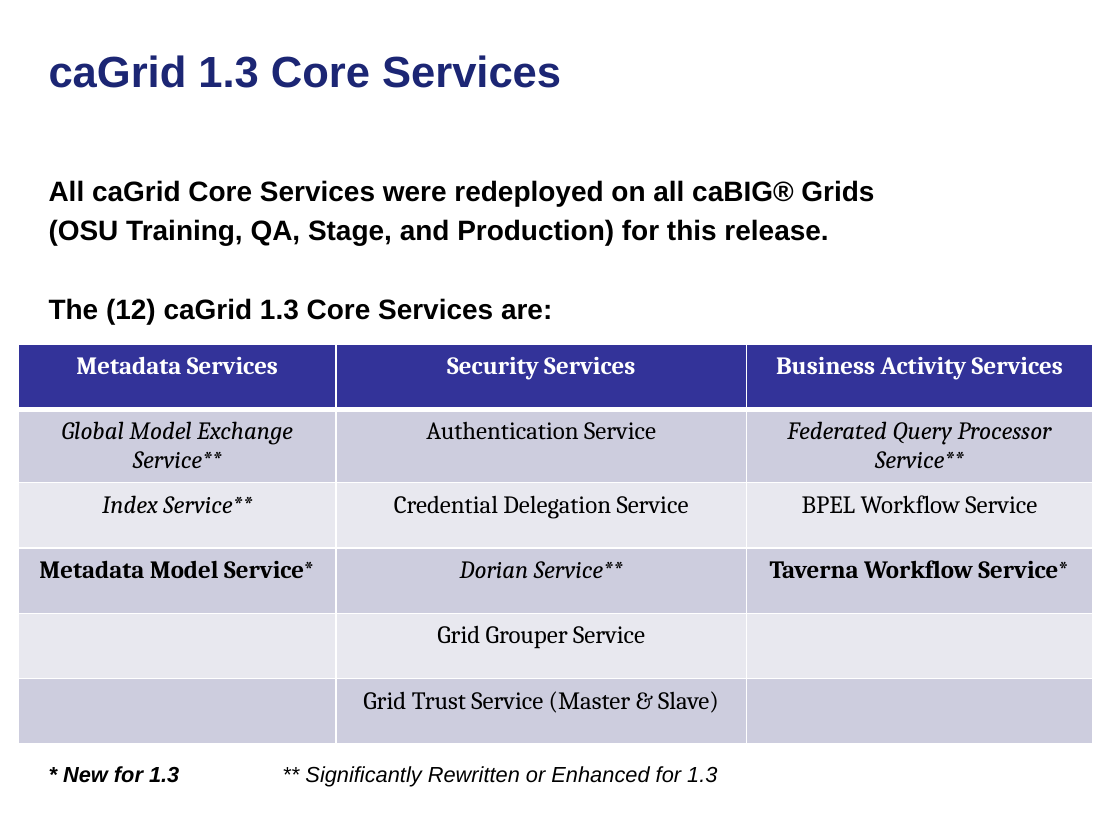
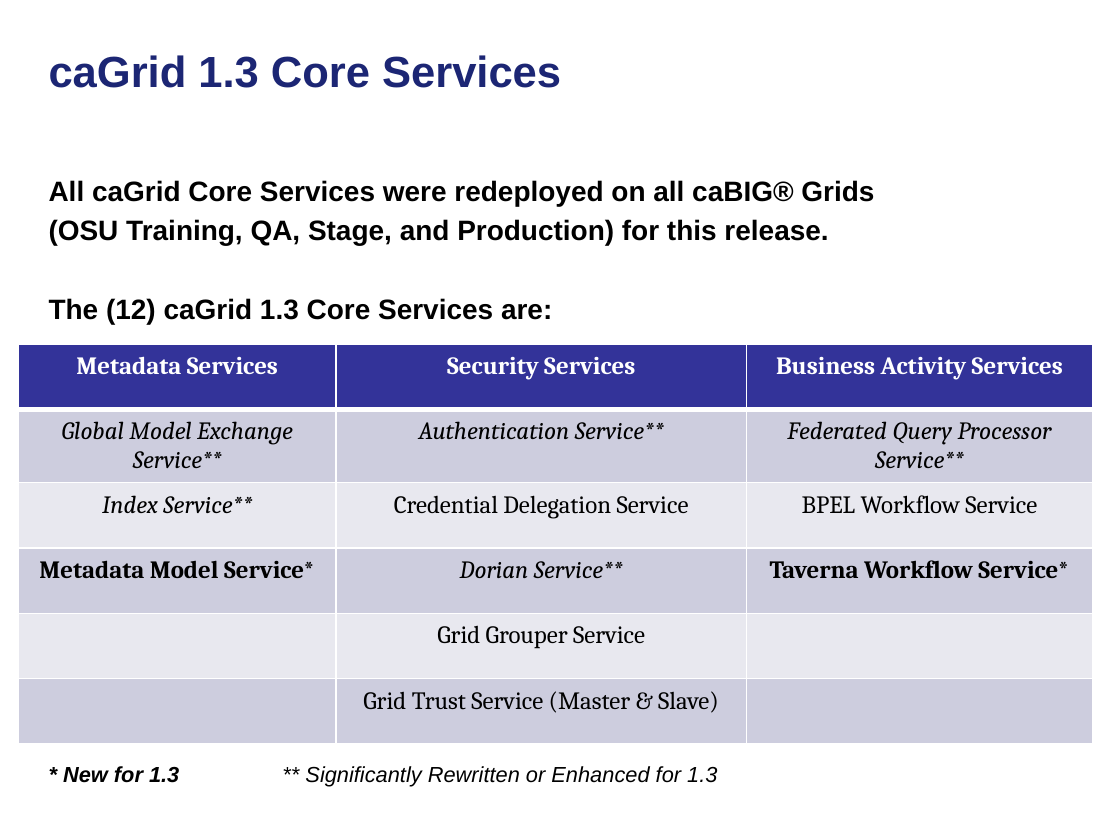
Before and after one commit to NCIP/cagrid-docs, a slide deck: slide 4 of presentations/overview/caGrid-1.3-Technical-Overview.pptx. Drawn at 1120x840 pixels with LibreOffice and Linux fonts; fonts in the diff are those of the drawing; background and template pictures are left out. Boxes give left, top, right and bottom in pixels: in the first picture for what was removed or moved away, otherwise in the second. Text is boxed around its words. In the diff, an @@ line names an element or a change of style, - is before the commit and + after.

```diff
--- a/presentations/overview/caGrid-1.3-Technical-Overview.pptx
+++ b/presentations/overview/caGrid-1.3-Technical-Overview.pptx
@@ table at [19, 344, 1093, 757] @@
-row 2, column 2: Authentication Service
+row 2, column 2: Authentication Service**
```
